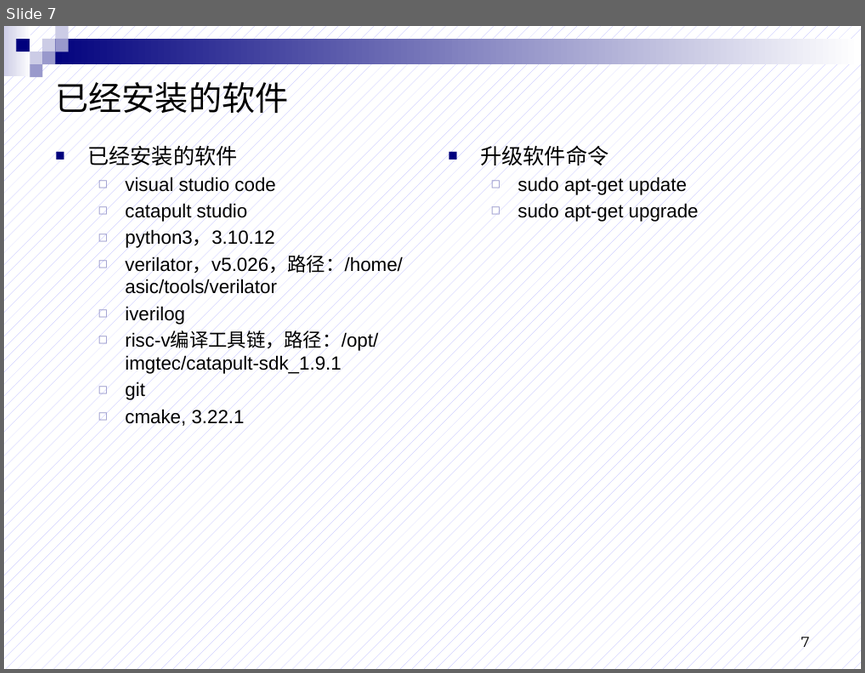
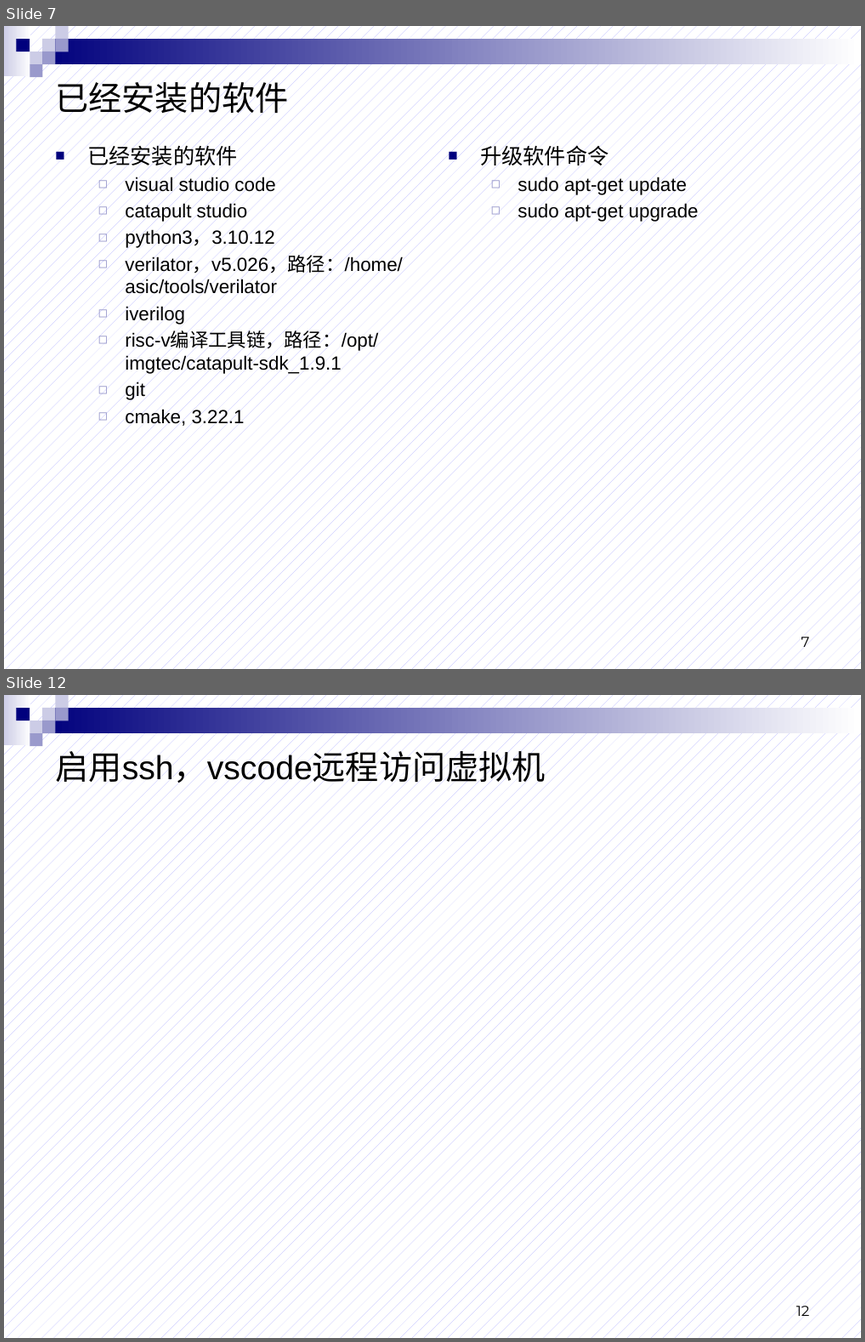
Before and after one commit to beforewind/asic_labs, a slide deck: tutorials/lab0_虚拟机.pptx. Shown one above the other, each under a label of ours: slide 7 before the commit, slides 7 and 12 after it; the slides between them are not shown. The pictures are 865x673 and 865x1342 pixels, drawn with LibreOffice and Linux fonts; fonts in the diff are those of the drawing. Boxes give left, top, right and bottom in pixels: in the first picture for what was removed or moved away, otherwise in the second. Text is boxed around its words. In the diff, an @@ line names an element or a change of style, - is before the commit and + after.

```diff
--- a/tutorials/lab0_虚拟机.pptx
+++ b/tutorials/lab0_虚拟机.pptx
@@ slide 12 added at (x1=4, y1=695, x2=861, y2=1338), background pattern #B2B2FF on #FFFFFF; not listed: 9 template elements that a slide beside it also shows @@
@@ title added at (x1=55, y1=751, x2=545, y2=783), 28 pt, text #000000 @@
+启用ssh，vscode远程访问虚拟机
@@ page number added at (x1=796, y1=1305, x2=810, y2=1315), 12 pt, text #000000 @@
+12
```
Also in this commit, not shown: 4 other slides added, 12 other files.
